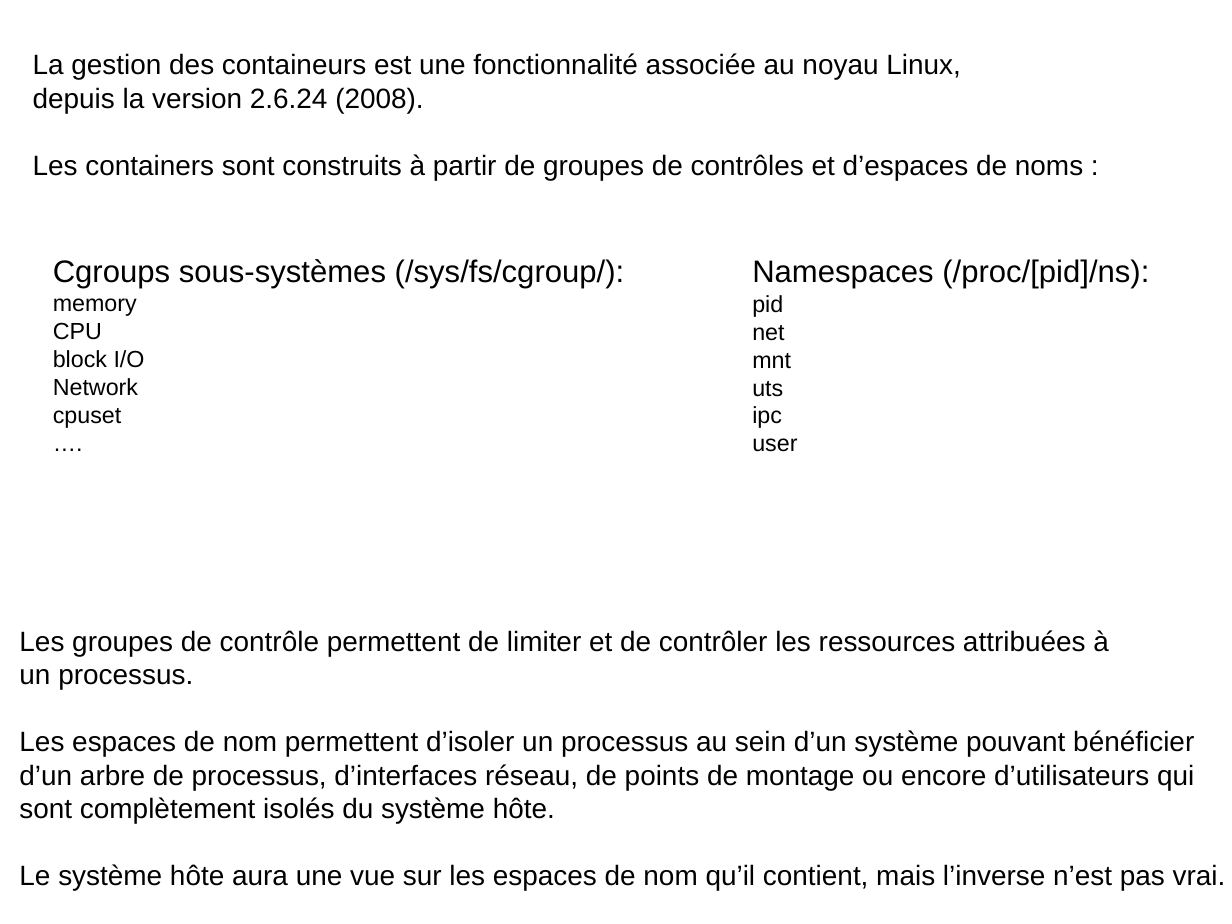
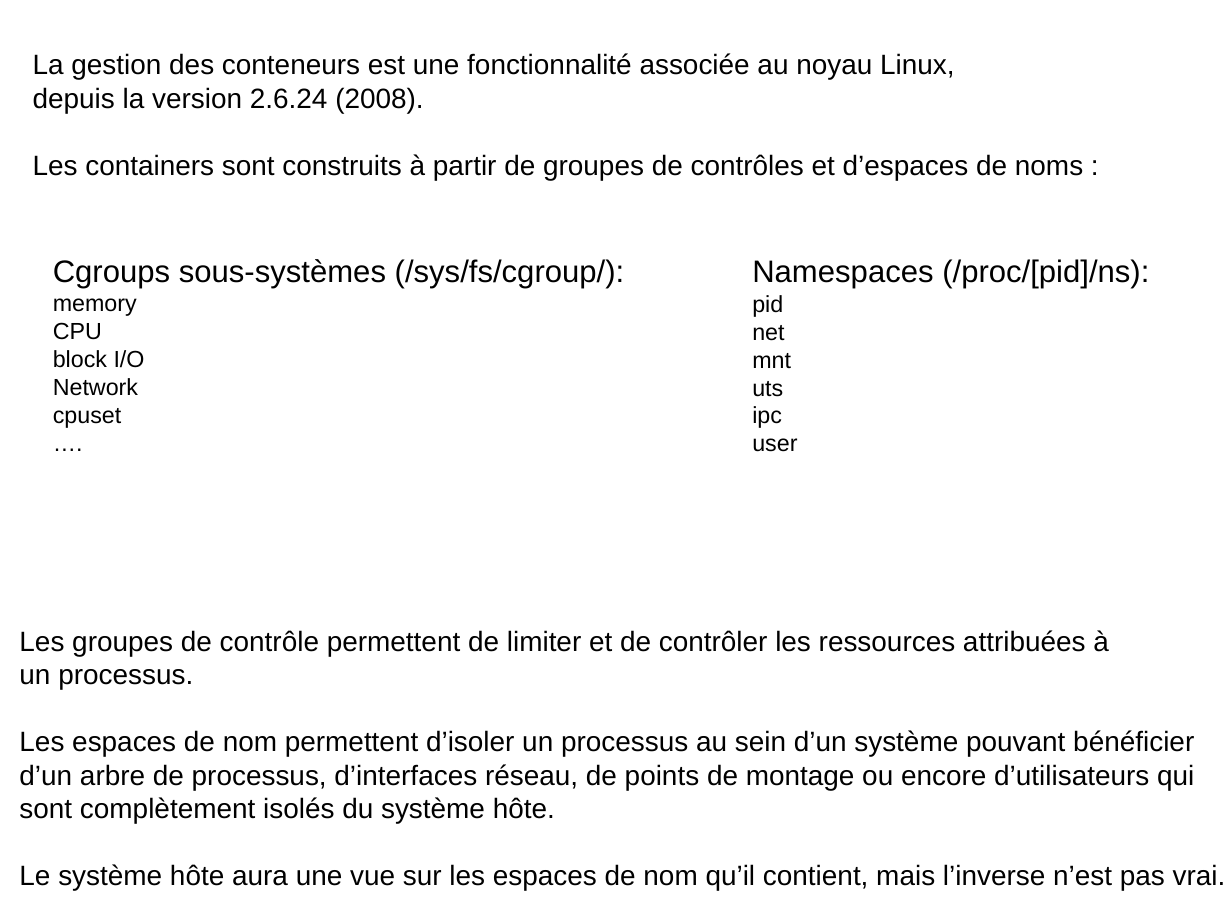
Before and after one commit to charleshuber/4t, a slide deck: slide 3 of presentation_smb215.odp. Drawn at 1232x924 pixels with LibreOffice and Linux fonts; fonts in the diff are those of the drawing. Boxes give left, top, right and bottom in pixels: in the first picture for what was removed or moved away, otherwise in the second. Text is boxed around its words. In the diff, an @@ line names an element or a change of style, - is before the commit and + after.

```diff
--- a/presentation_smb215.odp
+++ b/presentation_smb215.odp
@@ text at bbox=[33, 53, 955, 79]: text changed @@
-La gestion des containeurs est une fonctionnalité associée au noyau Linux,
+La gestion des conteneurs est une fonctionnalité associée au noyau Linux,
```
Also in this commit, not shown: 8 other slides changed, 3 slides added, 2 slides removed, 1 other file.
